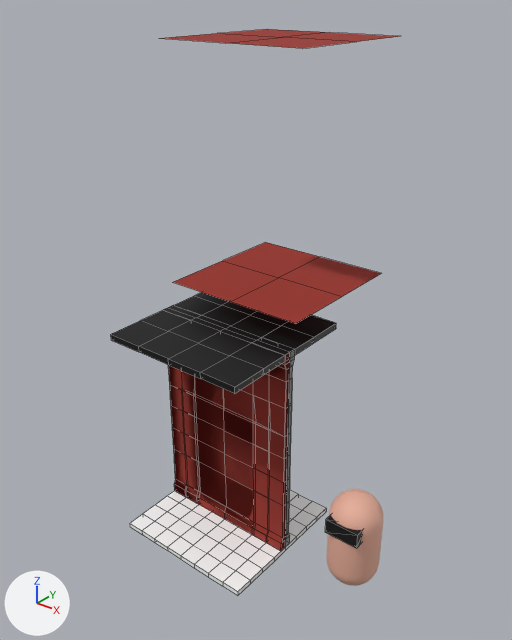
The Blender file Custom_Assets.blend: old version first, new version second.
Before and after are seen from a 50 mm lens placed at (7.91, -8.97, 10.46), pointed at (0.11, 0.78, 4.42). The lights are fixed; the arrows at lower left show +X, +Y and +Z. The first picture is the older version. Mesh edges are drawn as thin lines on the coarser meshes.

In view in the first picture: 'Capsule', 'Ceiling(3x3)', 'Ceiling(3x3).004', 'Ground(3x3)', 'Ground(3x3).004', 'Wall(3X4.5)', 'WallDoor(3X4.5)', 'WallًWindow(3X4.5)', 'WallًWindowLarge(3X4.5)' and 1 more.
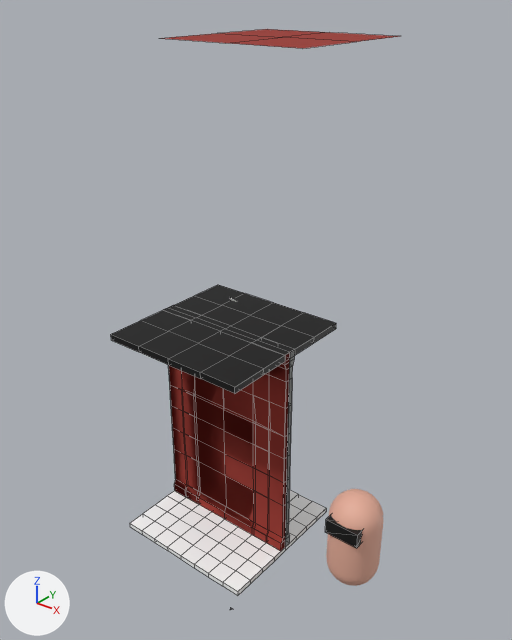
Pixel boxes [x1, y1, x2, y2] of what changed, in the pictures (512 x 640 px):
'Ground(3x3).004', deleted (red)
    before: [173, 242, 381, 324]

What the commit changed:
Object 'Ground(3x3).004' (ob_ground_3x3__004) is deleted.
